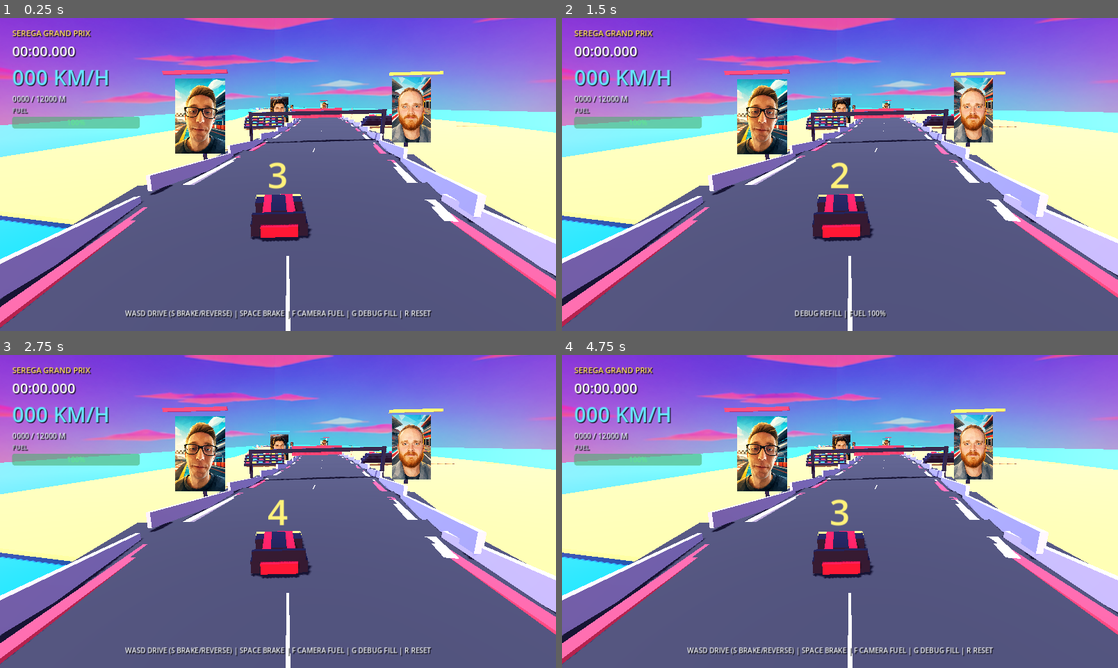
Above: before the commit, frames 1-4 (two rows, left to right).
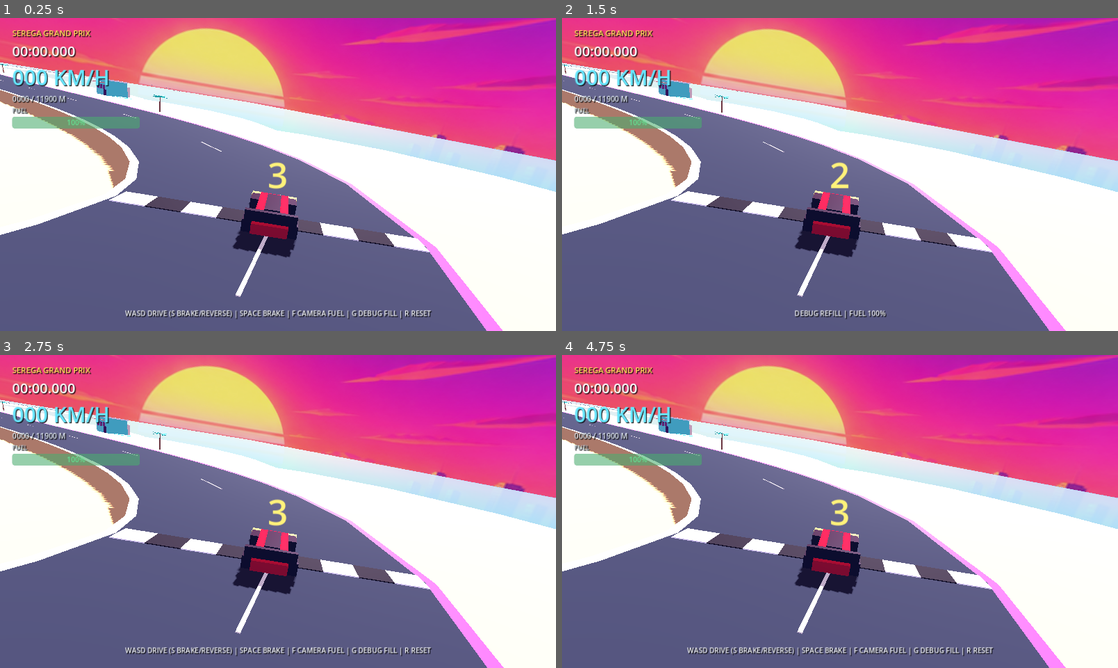
Above: after the commit, the same moments.

Repository: marticampgin/serega-racing
Game: Godot game, scene res://scenes/main.tscn
Same seed, same stepped clock (60 frames per second), same inputs: the game is played once before the commit and once after it.
Inputs:
- Up to frame 1 (0.25 s): no input
- Up to frame 2 (1.5 s): hold D 0.53-1.28 s; hold F 0.53-1.28 s; tap Space at 0.77 s; hold S from 1.28 s (still down); tap G at 1.35 s
- Up to frame 3 (2.75 s): tap Space at 1.52 s; tap Enter at 2 s; release S at 2.03 s; hold D from 2.03 s (still down); hold R from 2.03 s (still down)
- Up to frame 4 (4.75 s): tap Space at 2.75, 3.02, 3.77, 4.25, 4.52 s; release D at 2.78 s; release R at 2.78 s; hold W 2.78-3.53 s; tap F at 2.85 s; tap Enter at 3.5 s; hold G 3.53-4.28 s; hold A from 3.53 s (still down); tap R at 4.35 s

The runs differ from the first frame. In frame 1, 71% of the frame differs, in the area x 0-100%, y 0-100%; in frame 2, 71%; in frame 3, 71%; in frame 4, 71%.

Commit message:
Drive the race on the authored island circuit

Diff:
--- a/scripts/main.gd
+++ b/scripts/main.gd
@@ -1,10 +1,16 @@
 extends Node3D
 
-const TRACK_LENGTH := 12000.0
+const CourseLayoutScript := preload("res://scripts/course_layout.gd")
+const WorldBuilderScript := preload("res://scripts/world_builder.gd")
 const ROAD_WIDTH := 17.0
-const SEGMENT_LENGTH := 12.0
-const START_Z := 10.0
-
+const ROAD_CHUNK_LENGTH := 240.0
+const ROAD_SAMPLE_STEP := 6.0
+
+var course: CourseLayout
+var course_curve: Curve3D
+var course_zones: Array[Dictionary] = []
+var world_builder: WorldBuilder
+var TRACK_LENGTH := 0.0
 var car: CharacterBody3D
 var chase_camera: Camera3D
 var speed := 0.0
@@ -12,6 +18,7 @@
 var fuel := 100.0
 var elapsed := 0.0
 var distance := 0.0
+var course_offset := 0.0
 var race_active := true
 var shield_hits := 1
 var collision_cooldown := 0.0
@@ -39,23 +46,31 @@
 
 
 func _ready() -> void:
-	rng.seed = Time.get_unix_time_from_system() as int
+	rng.seed = 8675309
+	course = CourseLayoutScript.load_default()
+	course_curve = course.course_curve
+	course_zones = course.course_zones
+	TRACK_LENGTH = course.length()
 	build_world()
 	build_track()
 	build_scenery()
 	build_car()
-	build_obstacles()
 	build_hud()
 	build_refuel_client()
-	print("Serega Racing: playable race initialized")
+	print("Serega Racing: map course initialized (%.1f m, no obstacles)" % TRACK_LENGTH)
 	for argument in OS.get_cmdline_user_args():
-		if argument.begins_with("--screenshot-z="):
-			var capture_z := clampf(float(argument.trim_prefix("--screenshot-z=")), -TRACK_LENGTH, 0.0)
-			car.global_position = Vector3(center_x(capture_z), track_y(capture_z) + 0.55, capture_z)
-			car.rotation.y = track_heading(capture_z)
-			var capture_basis := car.global_transform.basis
-			chase_camera.global_position = car.global_position + capture_basis.z * 10.5 + Vector3.UP * 5.2
-			chase_camera.look_at(car.global_position - capture_basis.z * 5.0 + Vector3.UP * 0.55, Vector3.UP)
+		var capture_distance := -1.0
+		if argument.begins_with("--screenshot-distance="):
+			capture_distance = float(argument.trim_prefix("--screenshot-distance="))
+		elif argument.begins_with("--screenshot-z="):
+			capture_distance = -float(argument.trim_prefix("--screenshot-z="))
+		if capture_distance >= 0.0:
+			course_offset = fposmod(capture_distance, TRACK_LENGTH)
+			var capture_transform := sample_course(course_offset)
+			car.global_position = capture_transform.origin + capture_transform.basis.y * 0.55
+			car.global_transform.basis = capture_transform.basis
+			chase_camera.global_position = car.global_position + capture_transform.basis.z * 10.5 + capture_transform.basis.y * 5.2
+			chase_camera.look_at(car.global_position - capture_transform.basis.z * 5.0 + capture_transform.basis.y * 0.55, capture_transform.basis.y)
 		if argument.begins_with("--screenshot="):
 			capture_qa_screenshot.call_deferred(argument.trim_prefix("--screenshot="))
 
@@ -74,47 +89,40 @@
 	return smoothstep(start, start + fade, distance) * (1.0 - smoothstep(finish - fade, finish, distance))
 
 
+func course_position(offset: float) -> Vector3:
+	return course.point_at(offset)
+
+
+func sample_course(offset: float) -> Transform3D:
+	return course.sample_course(offset)
+
+
+func course_transform(offset: float) -> Transform3D:
+	return course.sample_course(offset)
+
+
 func center_x(z: float) -> float:
-	var d := maxf(0.0, -z)
-	# Layer broad sweepers, technical esses, and a long spiral-like mountain section.
-	var x := sin(d / 155.0) * 22.0 + sin(d / 61.0) * 7.0
-	# Localized omega and marina-crescent sectors create roundabout/loop-like arcs
-	# without reversing Z progress, which keeps grounding and finish logic reliable.
-	x += sector_window(d, 2600.0, 3350.0, 140.0) * sin((d - 2600.0) / 70.0) * 22.0
-	x += sector_window(d, 7900.0, 9000.0, 180.0) * (sin((d - 7900.0) / 110.0) * 30.0 + sin((d - 7900.0) / 52.0) * 6.0)
-	if d > 6500.0 and d < 8050.0:
-		x += sin((d - 6500.0) / 92.0) * 24.0
-	return x
+	return course.point_at(-z).x
 
 
 func track_y(z: float) -> float:
-	var d := maxf(0.0, -z)
-	# Never let a valley dip below the terrain plane; buried road meshes caused the
-	# reported apparent fall-through around 1.68 km.
-	var height := maxf(0.3, sin(d / 410.0) * 2.2)
-	# Mountain climb, high bridge/viaduct, then a controlled descent.
-	height += smoothstep(1800.0, 2500.0, d) * 8.0
-	height -= smoothstep(3650.0, 4400.0, d) * 8.0
-	height += smoothstep(5700.0, 6500.0, d) * 15.0
-	height -= smoothstep(8050.0, 9000.0, d) * 15.0
-	return height
+	return course.height_at(-z)
 
 
 func track_bank(z: float) -> float:
-	var d := maxf(0.0, -z)
-	var dx := center_x(z - 8.0) - center_x(z + 8.0)
-	return clampf(-dx * 0.018 + sin(d / 230.0) * 0.035, -0.18, 0.18)
+	var offset := -z
+	var before := course.tangent_at(offset - 8.0)
+	var after := course.tangent_at(offset + 8.0)
+	return clampf(atan2(before.cross(after).y, before.dot(after)) * 0.55, -0.2, 0.2)
 
 
 func track_heading(z: float) -> float:
-	var sample := 1.0
-	var dx := center_x(z - sample) - center_x(z + sample)
-	return -atan2(dx, sample * 2.0)
+	return course.heading_at(-z)
 
 
 func track_pitch(z: float) -> float:
-	var sample := 8.0
-	return atan2(track_y(z - sample) - track_y(z + sample), sample * 2.0)
+	var tangent := course.tangent_at(-z)
+	return asin(clampf(tangent.y, -1.0, 1.0))
 
 
 func make_material(color: Color, metallic := 0.0, roughness := 0.8) -> StandardMaterial3D:
@@ -258,63 +266,76 @@
 	sun.light_energy = 1.25
 	sun.shadow_enabled = true
 	add_child(sun)
-	var sea := make_material(Color("087f9f"), 0.15, 0.2)
-	var sand := make_material(Color("c58b48"), 0.0, 0.92)
-	# The ocean is continuous; sandy keys follow the circuit and deliberately break
-	# at bridge sectors so water is clearly visible below the car.
-	var ocean := add_box(self, Vector3(360, 0.3, TRACK_LENGTH + 300), Vector3(0, -1.35, -TRACK_LENGTH * 0.5 + 30), sea)
-	ocean.add_to_group("ocean_scenery")
-	for z in range(0, -int(TRACK_LENGTH), -60):
-		var sample_z := float(z) - 30.0
-		if not is_water_crossing(sample_z):
-			add_box(self, Vector3(94, 0.34, 64), Vector3(center_x(sample_z), -0.45, sample_z), sand, false, track_heading(sample_z))
 
 
 func build_track() -> void:
 	var asphalt := make_material(Color("242832"), 0.0, 0.92)
-	var curb_red := make_material(Color("e63746"), 0.0, 0.65)
+	var curb_red := make_material(Color("ff3f81"), 0.05, 0.5)
 	var curb_white := make_material(Color("f4f4ee"), 0.0, 0.65)
 	var line_mat := make_material(Color("f6f0ce"))
-	var barrier_mat := make_material(Color("a8b3bd"), 0.55, 0.35)
-	var segments := int(TRACK_LENGTH / SEGMENT_LENGTH) + 2
-	for i in range(segments):
-		var z_start := START_Z - i * SEGMENT_LENGTH
-		var z_end := z_start - SEGMENT_LENGTH
-		var start := Vector3(center_x(z_start), track_y(z_start), z_start)
-		var end := Vector3(center_x(z_end), track_y(z_end), z_end)
-		var midpoint := (start + end) * 0.5
-		var forward := (end - start).normalized()
-		var lateral := forward.cross(Vector3.UP).normalized()
-		var piece_length := start.distance_to(end) + 0.8
-		# Keep modular road surfaces level across their width; camera/chassis roll
-		# communicates banking without opening seams between adjacent colliders.
-		var bank := 0.0
-		# A wider overlapping asphalt skirt hides the triangular seams produced by
-		# modular rectangles on tight 3D curves while the road collider stays precise.
-		var underlay := add_box(self, Vector3(ROAD_WIDTH + 6.0, 0.18, piece_length + 6.0), midpoint - Vector3.UP * 0.25, asphalt)
-		orient_track_piece(underlay, end, bank)
-		var road := add_box(self, Vector3(ROAD_WIDTH, 0.25, piece_length), midpoint - Vector3.UP * 0.12, asphalt, true)
-		orient_track_piece(road, end, bank)
-		road.add_to_group("bridge" if absf(midpoint.y) > 8.0 else "track")
-		for side in [-1.0, 1.0]:
-			var curb_color := curb_red if i % 2 == 0 else curb_white
-			var side_offset := lateral * float(side)
-			var curb_position := midpoint + Vector3.UP * 0.02 + side_offset * (ROAD_WIDTH * 0.5)
-			var curb := add_box(self, Vector3(0.65, 0.16, piece_length), curb_position, curb_color)
-			orient_track_piece(curb, end + side_offset * (ROAD_WIDTH * 0.5), bank)
-			var barrier_position := midpoint + Vector3.UP * 0.48 + side_offset * (ROAD_WIDTH * 0.5 + 1.05)
-			var barrier := add_box(self, Vector3(0.35, 1.1, piece_length), barrier_position, barrier_mat, true)
-			orient_track_piece(barrier, end + side_offset * (ROAD_WIDTH * 0.5 + 1.05), bank)
-		if i % 2 == 0:
-			var line := add_box(self, Vector3(0.12, 0.025, minf(5.0, piece_length)), midpoint + Vector3.UP * 0.02, line_mat)
-			orient_track_piece(line, end, bank)
-	# Start and finish markings.
+	var chunk_start := 0.0
+	while chunk_start < TRACK_LENGTH - 0.01:
+		var chunk_end := minf(TRACK_LENGTH, chunk_start + ROAD_CHUNK_LENGTH)
+		var road_mesh := build_course_ribbon(chunk_start, chunk_end, ROAD_WIDTH, 0.0, 0.0, asphalt)
+		var body := StaticBody3D.new()
+		body.name = "Road_%05d" % int(chunk_start)
+		body.collision_layer = 1
+		body.collision_mask = 1
+		body.add_to_group("track")
+		if course.zone_at((chunk_start + chunk_end) * 0.5) == "bridge":
+			body.add_to_group("bridge")
+		add_child(body)
+		body.add_child(road_mesh)
+		var collision := CollisionShape3D.new()
+		collision.shape = road_mesh.mesh.create_trimesh_shape()
+		body.add_child(collision)
+		# Neon curb ribbons overlap chunk edges slightly, hiding seams on tight curls.
+		var left_curb := build_course_ribbon(chunk_start, chunk_end, 0.6, ROAD_WIDTH * 0.5, 0.045, curb_red)
+		var right_curb := build_course_ribbon(chunk_start, chunk_end, 0.6, -ROAD_WIDTH * 0.5, 0.045, curb_white)
+		add_child(left_curb)
+		add_child(right_curb)
+		chunk_start = chunk_end
+	# Dashed centre markings and a single start/finish checkerboard.
+	var marker_offset := 18.0
+	while marker_offset < TRACK_LENGTH:
+		var frame := course.sample_course(marker_offset)
+		var line := add_box(self, Vector3(0.16, 0.04, 5.0), frame.origin + frame.basis.y * 0.055, line_mat)
+		line.global_transform.basis = frame.basis
+		marker_offset += 24.0
+	var start_frame := course.sample_course(0.0)
 	for lane in range(-4, 5):
-		var start_color := Color.WHITE if lane % 2 == 0 else Color("111111")
-		add_box(self, Vector3(1.8, 0.04, 1.2), Vector3(center_x(-4.0) + lane * 1.8, track_y(-4.0) + 0.04, -4.0), make_material(start_color))
-	for lane in range(-4, 5):
-		var color := Color.WHITE if lane % 2 == 0 else Color("111111")
-		add_box(self, Vector3(1.8, 0.04, 1.2), Vector3(center_x(-TRACK_LENGTH) + lane * 1.8, track_y(-TRACK_LENGTH) + 0.04, -TRACK_LENGTH), make_material(color))
+		var tile_color := Color.WHITE if lane % 2 == 0 else Color("111111")
+		var tile := add_box(self, Vector3(1.8, 0.05, 1.2), start_frame.origin + start_frame.basis.x * (lane * 1.8) + start_frame.basis.y * 0.06, make_material(tile_color))
+		tile.global_transform.basis = start_frame.basis
+
+
+func build_course_ribbon(from_offset: float, to_offset: float, width: float, lateral_shift: float, vertical_shift: float, material: Material) -> MeshInstance3D:
+	var surface := SurfaceTool.new()
+	surface.begin(Mesh.PRIMITIVE_TRIANGLES)
+	var sample_count := maxi(1, ceili((to_offset - from_offset) / ROAD_SAMPLE_STEP))
+	for sample_index in range(sample_count):
+		var offset_a := lerpf(from_offset, to_offset, float(sample_index) / sample_count)
+		var offset_b := lerpf(from_offset, to_offset, float(sample_index + 1) / sample_count)
+		var frame_a := course.sample_course(offset_a)
+		var frame_b := course.sample_course(offset_b)
+		var center_a := frame_a.origin + frame_a.basis.x * lateral_shift + frame_a.basis.y * vertical_shift
+		var center_b := frame_b.origin + frame_b.basis.x * lateral_shift + frame_b.basis.y * vertical_shift
+		var a_left := center_a - frame_a.basis.x * width * 0.5
+		var a_right := center_a + frame_a.basis.x * width * 0.5
+		var b_left := center_b - frame_b.basis.x * width * 0.5
+		var b_right := center_b + frame_b.basis.x * width * 0.5
+		add_surface_triangle(surface, a_left, b_left, b_right, frame_a.basis.y)
+		add_surface_triangle(surface, a_left, b_right, a_right, frame_a.basis.y)
+	var instance := MeshInstance3D.new()
+	instance.mesh = surface.commit()
+	instance.material_override = material
+	return instance
+
+
+func add_surface_triangle(surface: SurfaceTool, a: Vector3, b: Vector3, c: Vector3, normal: Vector3) -> void:
+	for point in [a, b, c]:
+		surface.set_normal(normal)
+		surface.add_vertex(point)
 
 
 func orient_track_piece(piece: Node3D, target: Vector3, bank: float) -> void:
@@ -323,52 +344,8 @@
 
 
 func build_scenery() -> void:
-	var trunk := make_material(Color("8d542f"))
-	var leaves_dark := make_material(Color("087f65"), 0.0, 0.75)
-	var leaves_light := make_material(Color("19d39b"), 0.05, 0.55)
-	var steel := make_material(Color("202936"), 0.55, 0.35)
-	var yellow := make_material(Color("ffd43b"), 0.15, 0.45)
-	var red := make_material(Color("e52c3c"), 0.15, 0.45)
-	var blue := make_material(Color("2486d1"), 0.15, 0.45)
-	# A start gantry and simple grandstands give the opening grid a race-day identity.
-	var gantry_z := -24.0
-	var gantry_x := center_x(gantry_z)
-	add_box(self, Vector3(0.45, 5.5, 0.45), Vector3(gantry_x - 10.0, 2.7, gantry_z), steel)
-	add_box(self, Vector3(0.45, 5.5, 0.45), Vector3(gantry_x + 10.0, 2.7, gantry_z), steel)
-	add_box(self, Vector3(20.4, 0.55, 0.65), Vector3(gantry_x, 5.1, gantry_z), steel)
-	add_box(self, Vector3(7.5, 1.35, 0.35), Vector3(gantry_x, 5.05, gantry_z - 0.38), red)
-	for light_index in range(5):
-		add_cylinder(self, 0.18, 0.18, Vector3(gantry_x - 1.45 + light_index * 0.72, 4.95, gantry_z - 0.65), yellow)
-	for side in [-1.0, 1.0]:
-		var stand_x: float = center_x(-58.0) + float(side) * 17.5
-		for tier in range(4):
-			add_box(self, Vector3(12.0, 0.65, 3.0), Vector3(stand_x, 0.5 + tier * 0.75, -58.0 + side * tier * 1.5), steel)
-			for seat in range(6):
-				var seat_mat: Material = [red, yellow, blue][(seat + tier) % 3]
-				add_box(self, Vector3(1.2, 0.5, 0.8), Vector3(stand_x - 4.8 + seat * 1.9, 1.0 + tier * 0.75, -58.0 + side * tier * 1.5), seat_mat)
-	var neon_pink := make_material(Color("ff3fcf"), 0.25, 0.25)
-	# Palms gather into recognizable groves with quieter beach gaps between them.
-	var scenery_z := -115.0
-	var tree_index := 0
-	while scenery_z > -TRACK_LENGTH:
-		var heading := track_heading(scenery_z)
-		var lateral := Vector3(cos(heading), 0.0, -sin(heading))
-		var district := int(absf(scenery_z) / 700.0) % 4
-		for side in [-1.0, 1.0]:
-			var offset := float(side) * (15.0 + rng.randf_range(0.0, 8.0))
-			var tree_position := Vector3(center_x(scenery_z), -0.25, scenery_z) + lateral * offset
-			if not is_water_crossing(scenery_z) and district != 3:
-				var variant := tree_index % 3
-				add_palm(tree_position, rng.randf_range(0.72, 1.24), trunk, leaves_light if variant == 2 else leaves_dark, neon_pink, variant)
-				# Occasional close pairs create a grove silhouette without filling every beach.
-				if district == 1 and tree_index % 4 == 0:
-					add_palm(tree_position + lateral * side * 3.5 + Vector3(0, 0, -4), rng.randf_range(0.62, 0.88), trunk, leaves_light, neon_pink, 2)
-			tree_index += 1
-		if tree_index % 3 == 0:
-			add_lamp(Vector3(center_x(scenery_z), track_y(scenery_z), scenery_z) + lateral * 10.7, neon_pink if tree_index % 4 == 0 else blue, steel)
-		scenery_z -= rng.randf_range(105.0, 145.0)
-	build_portrait_scenery(steel, red, yellow, blue)
-	build_landmarks(steel, yellow, red, blue)
+	world_builder = WorldBuilderScript.new()
+	world_builder.build(self, course)
 
 
 func build_landmarks(steel: Material, yellow: Material, red: Material, blue: Material) -> void:
@@ -521,8 +498,9 @@
 	car.name = "PlayerCar"
 	car.collision_layer = 1
 	car.collision_mask = 1
-	start_position = Vector3(center_x(0), track_y(0) + 0.55, 0)
-	car.position = start_position
+	var start_frame := course.sample_course(0.0)
+	start_position = start_frame.origin + start_frame.basis.y * 0.55
+	car.transform = Transform3D(start_frame.basis, start_position)
 	add_child(car)
 	var collider := CollisionShape3D.new()
 	var body_shape := BoxShape3D.new()
@@ -543,8 +521,8 @@
 	chase_camera.current = true
 	chase_camera.fov = 70.0
 	add_child(chase_camera)
-	chase_camera.global_position = car.global_position + Vector3(0, 5.4, 10.5)
-	chase_camera.look_at(car.global_position + Vector3(0, 0.5, -5), Vector3.UP)
+	chase_camera.global_position = car.global_position + start_frame.basis.z * 10.5 + start_frame.basis.y * 5.4
+	chase_camera.look_at(car.global_position - start_frame.basis.z * 5.0 + start_frame.basis.y * 0.5, start_frame.basis.y)
 
 
 func build_obstacles() -> void:
@@ -682,7 +660,7 @@
 		reset_car()
 	if countdown_time > 0.0:
 		countdown_time = maxf(0.0, countdown_time - delta)
-		countdown_label.text = str(maxi(1, ceili(countdown_time)))
+		countdown_label.text = str(maxi(1, ceili(minf(countdown_time, 3.0))))
 		speed = 0.0
 		car.velocity = Vector3.ZERO
 		if countdown_time <= 0.0:
@@ -729,7 +707,7 @@
 		var reverse_steering := -1.0 if speed < 0.0 else 1.0
 		car.rotate_y(-steer * reverse_steering * steering_rate * delta)
 	# Arcade stability gently aligns the car to the road while preserving sharp player input.
-	var desired_heading := track_heading(car.global_position.z)
+	var desired_heading := course.heading_at(course_offset)
 	car.rotation.y = lerp_angle(car.rotation.y, desired_heading, delta * (0.18 if absf(steer) > 0.1 else 0.7))
 	var forward := -car.global_transform.basis.z.normalized()
 	var intended_motion := forward * speed
@@ -764,17 +742,18 @@
 
 
 func enforce_track_safety(delta: float) -> void:
-	var z := clampf(car.global_position.z, -TRACK_LENGTH, START_Z)
-	var heading := track_heading(z)
-	var lateral_axis := Vector3(cos(heading), 0.0, -sin(heading)).normalized()
-	var center := Vector3(center_x(z), track_y(z) + 0.55, z)
+	var search_radius := clampf(70.0 + absf(speed) * 0.75, 70.0, 220.0)
+	var nearest_offset := course.closest_offset_local(car.global_position, course_offset, search_radius, 5.0)
+	var frame := course.sample_course(nearest_offset)
+	var lateral_axis := frame.basis.x
+	var center := frame.origin + frame.basis.y * 0.55
 	var lateral_distance := (car.global_position - center).dot(lateral_axis)
 	var soft_edge := ROAD_WIDTH * 0.43
 	var hard_edge := ROAD_WIDTH * 0.7
 	if absf(lateral_distance) > hard_edge:
-		# Recover from a missed modular seam or an extreme collision without losing progress.
+		# Local-offset recovery cannot jump to the wrong branch at Loop 3's crossing.
 		car.global_position = center
-		car.rotation.y = heading
+		car.global_transform.basis = frame.basis
 		speed *= 0.35
 		status_label.text = "TRACK RECOVERY | CAR RETURNED TO RACING LINE"
 	elif absf(lateral_distance) > soft_edge:
@@ -783,7 +762,7 @@
 		speed *= 0.985
 	# The modular course is an arcade surface, so keep the chassis attached to its
 	# analytical height. This prevents tunneling through pitched road seams.
-	var target_height := track_y(car.global_position.z) + 0.55
+	var target_height := center.y
 	if car.global_position.y < target_height - 1.0 or car.global_position.y > target_height + 2.5:
 		car.global_position.y = target_height
 		car.velocity.y = 0.0
@@ -833,9 +812,17 @@
 
 
 func update_progress(delta: float) -> void:
-	distance = clampf(-car.global_position.z, 0.0, TRACK_LENGTH)
+	var previous_offset := course_offset
+	var next_offset := course.closest_offset_local(car.global_position, course_offset, clampf(80.0 + absf(speed), 80.0, 260.0), 4.0)
+	var offset_delta := next_offset - previous_offset
+	if offset_delta > TRACK_LENGTH * 0.5:
+		offset_delta -= TRACK_LENGTH
+	elif offset_delta < -TRACK_LENGTH * 0.5:
+		offset_delta += TRACK_LENGTH
+	course_offset = next_offset
+	distance = clampf(distance + offset_delta, 0.0, TRACK_LENGTH)
 	fuel = maxf(0.0, fuel - delta * (1.0 + distance / TRACK_LENGTH * 0.5))
-	if car.global_position.z <= -TRACK_LENGTH:
+	if distance >= TRACK_LENGTH - 2.0:
 		race_active = false
 		speed = 0.0
 		finish_portrait.visible = true
@@ -848,7 +835,10 @@
 	chase_camera.global_position = chase_camera.global_position.lerp(target_position, 1.0 - exp(-delta * 7.0))
 	var look_target := car.global_position - basis.z * 5.0 + Vector3.UP * 0.55
 	chase_camera.look_at(look_target, Vector3.UP)
-	chase_camera.rotate_object_local(Vector3.BACK, track_bank(car.global_position.z) * 0.65)
+	var before := course.tangent_at(course_offset - 8.0)
+	var after := course.tangent_at(course_offset + 8.0)
+	var curve_bank := clampf(atan2(before.cross(after).y, before.dot(after)) * 0.35, -0.16, 0.16)
+	chase_camera.rotate_object_local(Vector3.BACK, curve_bank)
 
 
 func update_hud() -> void:
@@ -872,13 +862,15 @@
 
 
 func reset_car() -> void:
+	var start_frame := course.sample_course(0.0)
 	car.global_position = start_position
-	car.rotation = Vector3.ZERO
+	car.global_transform.basis = start_frame.basis
 	car.velocity = Vector3.ZERO
 	speed = 0.0
 	fuel = 100.0
 	elapsed = 0.0
 	distance = 0.0
+	course_offset = 0.0
 	shield_hits = 1
 	boost_time = 0.0
 	ghost_time = 0.0
